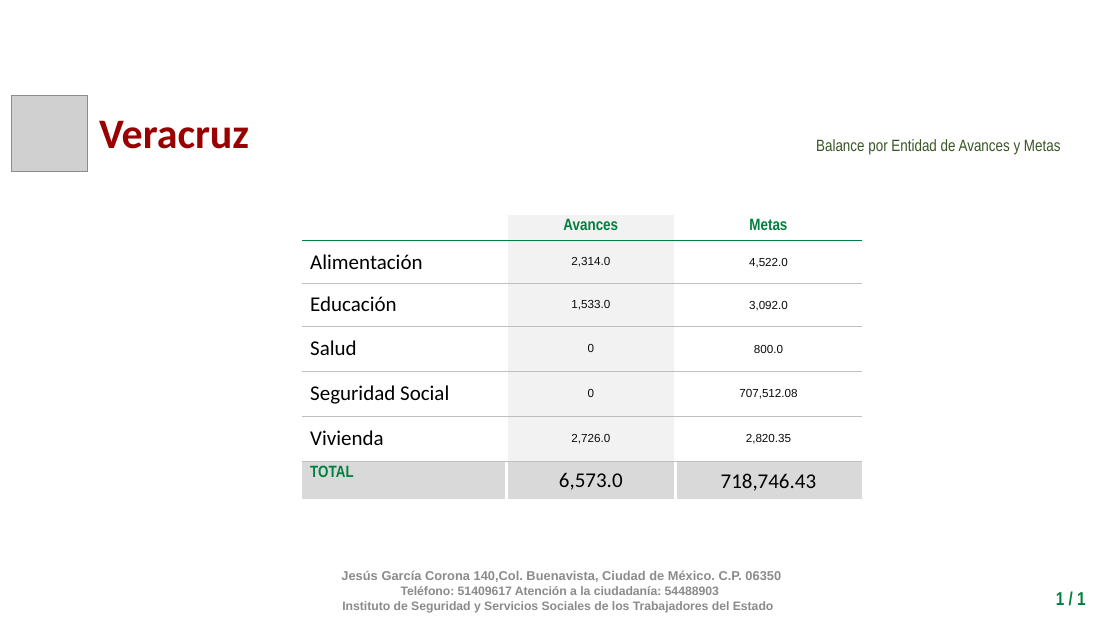
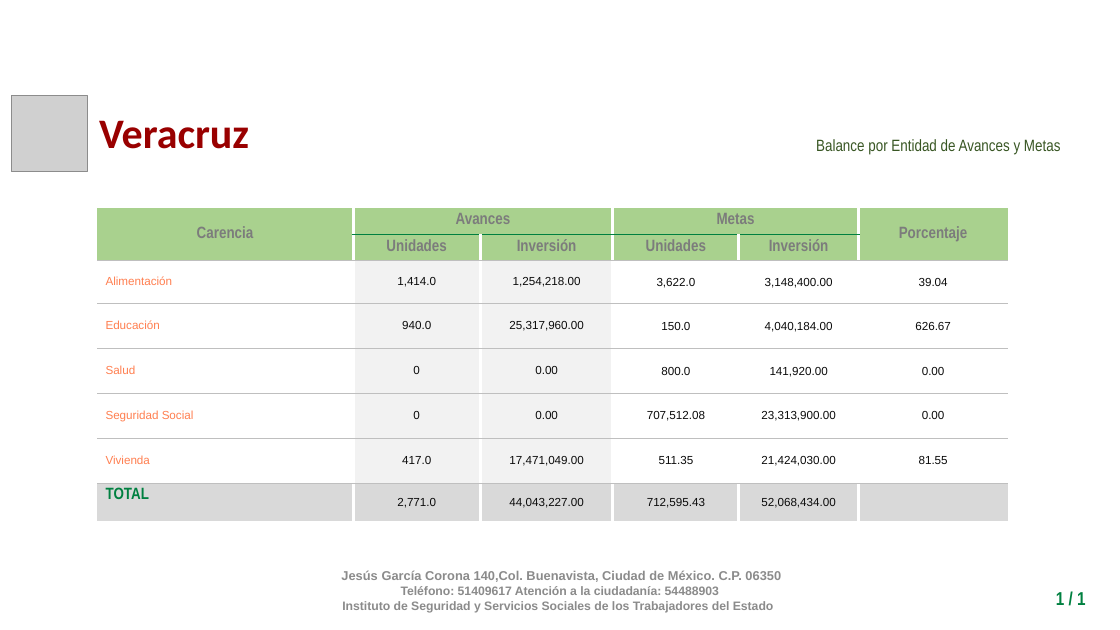
Before and after one commit to fpedro23/djangoISSSTE, a slide deck: slide 30 of djangoISSSTE/static/ppt/ppt-generados/balance_por_estado_1.pptx. Drawn at 1120x630 pixels with LibreOffice and Linux fonts; fonts in the diff are those of the drawing; grey boxes stand for pictures; background and template pictures are left out. Boxes give left, top, right and bottom in pixels: in the first picture for what was removed or moved away, otherwise in the second. Text is boxed around its words. In the diff, an @@ line names an element or a change of style, - is before the commit and + after.

```diff
--- a/djangoISSSTE/static/ppt/ppt-generados/balance_por_estado_1.pptx
+++ b/djangoISSSTE/static/ppt/ppt-generados/balance_por_estado_1.pptx
@@ table added at box(97, 208, 1009, 534), 8 rows, 6 columns @@
+Carencia | Avances |  | Metas |  | Porcentaje
+ | Unidades | Inversión | Unidades | Inversión | 
+Alimentación | 1,414.0 | 1,254,218.00 | 3,622.0 | 3,148,400.00 | 39.04
+Educación | 940.0 | 25,317,960.00 | 150.0 | 4,040,184.00 | 626.67
+Salud | 0 | 0.00 | 800.0 | 141,920.00 | 0.00
+Seguridad Social | 0 | 0.00 | 707,512.08 | 23,313,900.00 | 0.00
+Vivienda | 417.0 | 17,471,049.00 | 511.35 | 21,424,030.00 | 81.55
+TOTAL | 2,771.0 | 44,043,227.00 | 712,595.43 | 52,068,434.00 | 
@@ table removed at box(302, 214, 862, 510), 7 rows, 3 columns @@
- | Avances | Metas
-Alimentación | 2,314.0 | 4,522.0
-Educación | 1,533.0 | 3,092.0
-Salud | 0 | 800.0
-Seguridad Social | 0 | 707,512.08
-Vivienda | 2,726.0 | 2,820.35
-TOTAL | 6,573.0 | 718,746.43
```
Also in this commit, not shown: 31 other slides changed, 4 other files.
